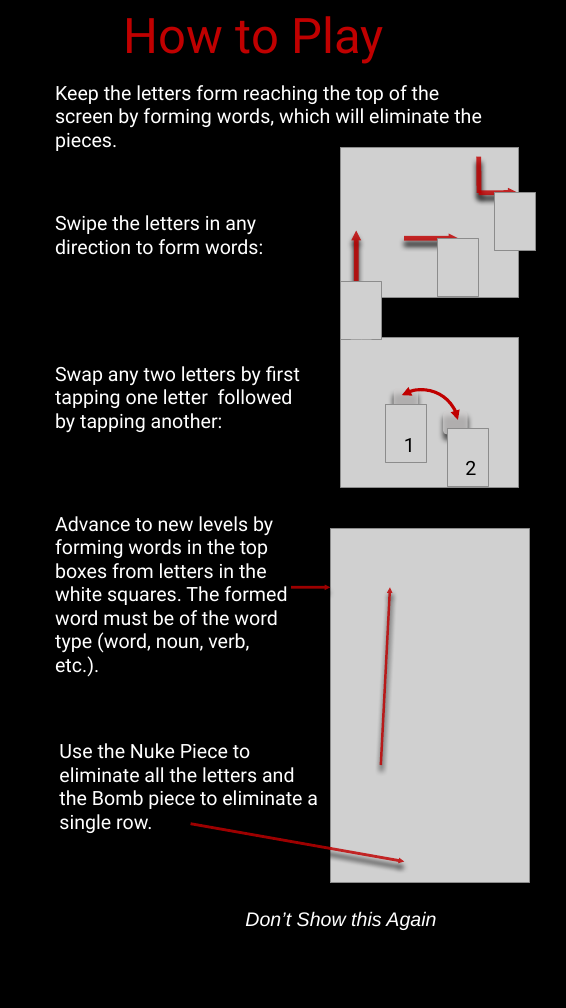
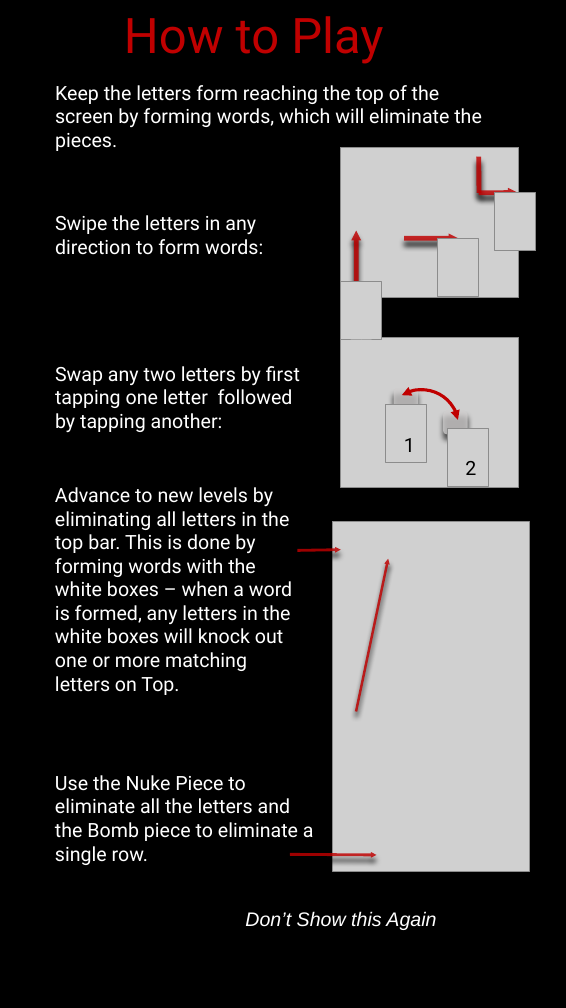
Before and after one commit to jtdeckman/WordSwarm, a slide deck: slide 1 of Images/HowToScreen/HowToScreen.pptx. Drawn at 566x1008 pixels with LibreOffice and Linux fonts; fonts in the diff are those of the drawing; grey boxes stand for pictures. Boxes give left, top, right and bottom in pixels: in the first picture for what was removed or moved away, otherwise in the second. Text is boxed around its words. In the diff, an @@ line names an element or a change of style, - is before the commit and + after.

```diff
--- a/Images/HowToScreen/HowToScreen.pptx
+++ b/Images/HowToScreen/HowToScreen.pptx
@@ text at <box>55,487,292,695</box>: text changed @@
-Advance to new levels by forming words in the top boxes from letters in the white squares. The formed word must be of the word type (word, noun, verb, etc.).
+Advance to new levels by eliminating all letters in the top bar. This is done by forming words with the white boxes – when a word is formed, any letters in the white boxes will knock out one or more matching letters on Top.
@@ picture: place and size @@
-picture at <box>330,528,530,882</box>
+picture at <box>332,521,529,870</box>
@@ arrow moved from (291, 587) - (330, 587) to (297, 550) - (340, 549) @@
@@ arrow moved from (381, 764) - (390, 587) to (357, 711) - (388, 558) @@
@@ text "Use the Nuke Piece to ...": place and size @@
-text "Use the Nuke Piece to ..." at <box>59,743,318,833</box>
+text "Use the Nuke Piece to ..." at <box>55,775,314,865</box>
@@ arrow moved from (190, 823) - (404, 861) to (290, 854) - (377, 854) @@
```
Also in this commit, not shown: 9 other files.
